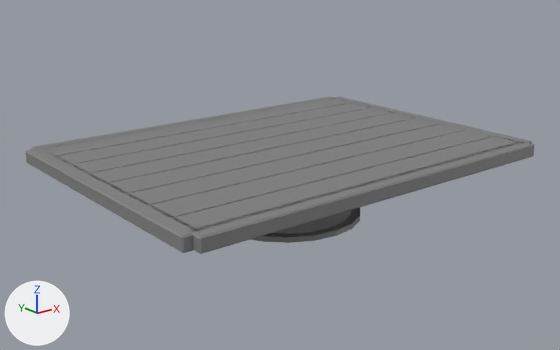
The FBX model UnityProject/Assets/Itens/Forro.fbx: old version first, new version second.
Rendered twice from a 50 mm camera at (-2.12, -2.62, 0.91) aimed at (-0.01, 0.02, -0.14). Every picture has the same lights, and +X, +Y and +Z are marked at lower left. The picture after the commit comes second. Where no turn or scale is listed for an object, it has been applied to the vertices.

The first picture shows 'Barriga', 'Forro'.
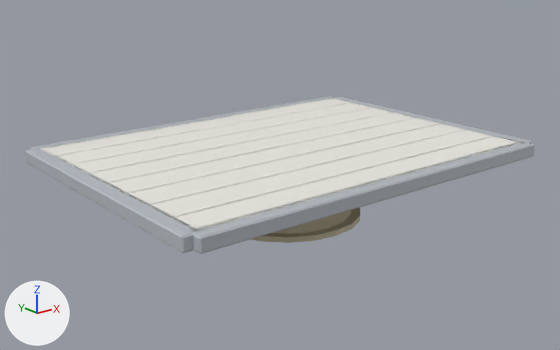
Where the change shows, as pixel boxes [x1, y1, x2, y2] in the pictures (560 x 350 px):
part 1 of me_barriga, surface changed (grey to brown)
    both: [250, 207, 360, 243]
part 2 of me_forro, surface changed (grey to white)
    both: [26, 96, 535, 254]

Edits to the bpy script that builds the scene:
```text
Change me_barriga:
    where me_barriga.from_pydata(...)  # 122 vertices, 140 faces; spans x -0.352..0.352, y -0.352..0.352, z -0.3..0.0
    used by ob_barriga; location = (0.0, 0.0, -0.026)
    me_barriga part 1: texture (UV) coordinates of 140 of 140 faces, centred in x -0.343..0.343, y -0.343..0.343, z -0.3..-0.035, changed; they spanned u 0.23..0.23, v 0.93..0.93 and now span u 0.23..0.23, v 0.03..0.03
Change me_forro:
    where me_forro.from_pydata(...)  # 160 vertices, 152 faces; spans x -0.94..0.94, y -0.69..0.69, z -0.06..0.0
    used by ob_forro; location = (0.0, 0.0, 0.0)
    me_forro part 2: 152 kept faces spanning x -0.94..0.94, y -0.69..0.69, z -0.06..0.0 get new texture (UV) coordinates
```
